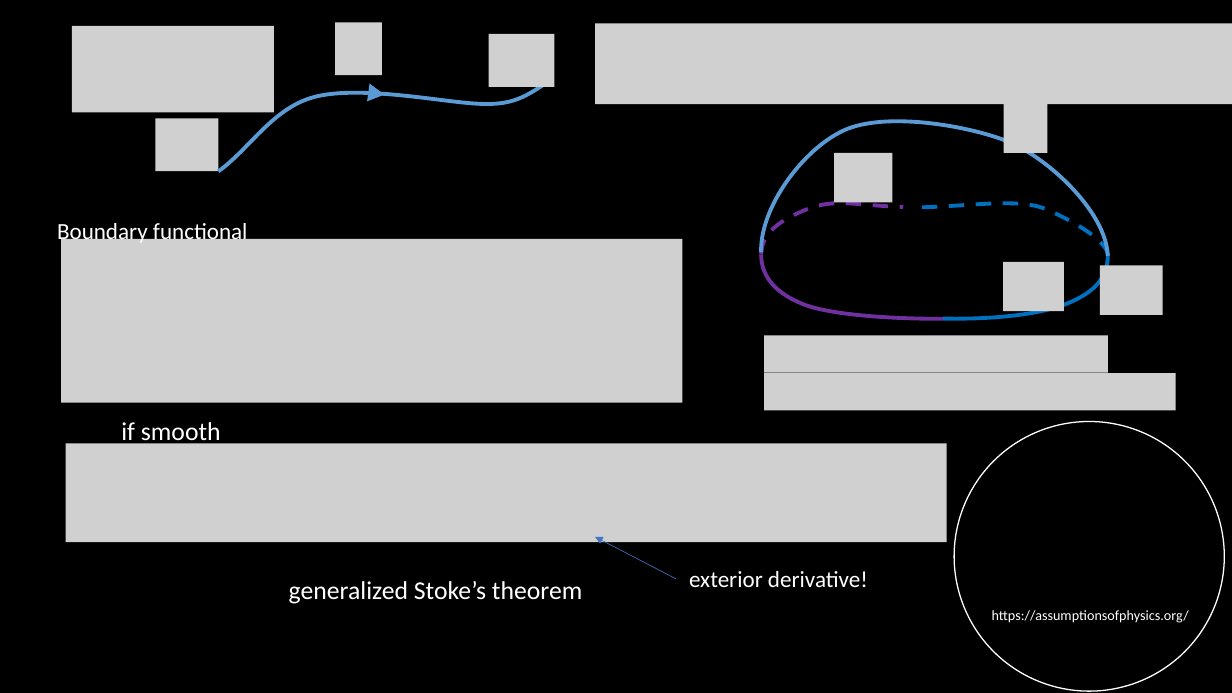
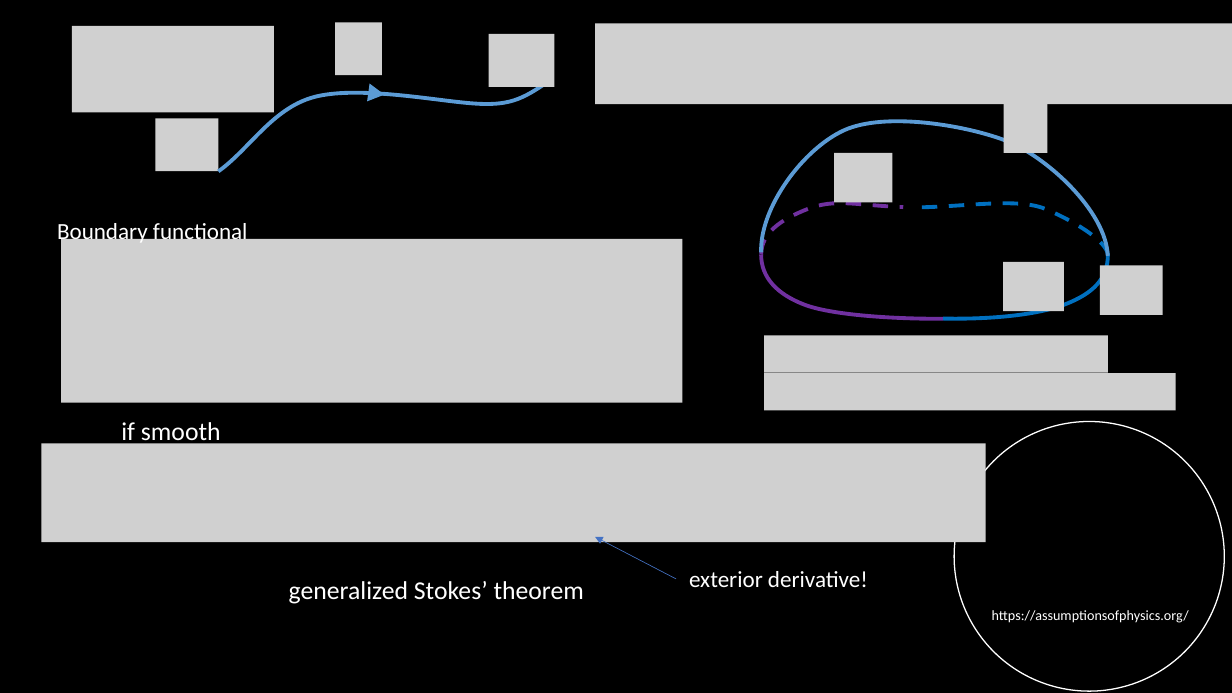
Before and after one commit to assumptionsofphysics/slides, a slide deck: slide 16 of 2025/20251201-VectorPotential.pptx. Drawn at 1232x693 pixels with LibreOffice and Linux fonts; fonts in the diff are those of the drawing; grey boxes stand for pictures; background and template pictures are left out. Boxes give left, top, right and bottom in pixels: in the first picture for what was removed or moved away, otherwise in the second. Text is boxed around its words. In the diff, an @@ line names an element or a change of style, - is before the commit and + after.

```diff
--- a/2025/20251201-VectorPotential.pptx
+++ b/2025/20251201-VectorPotential.pptx
@@ picture: place and size @@
-picture at box(66, 444, 946, 543)
+picture at box(42, 444, 986, 543)
@@ text at box(289, 581, 584, 604): text changed @@
-generalized Stoke’s theorem
+generalized Stokes’ theorem
```
Also in this commit, not shown: 15 other slides changed.
